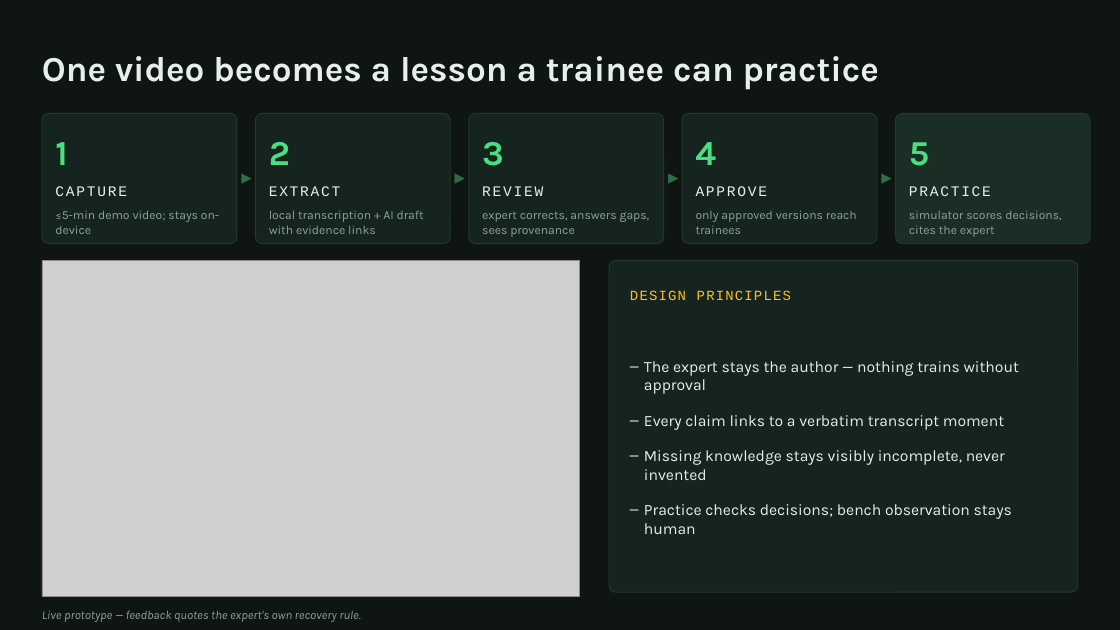
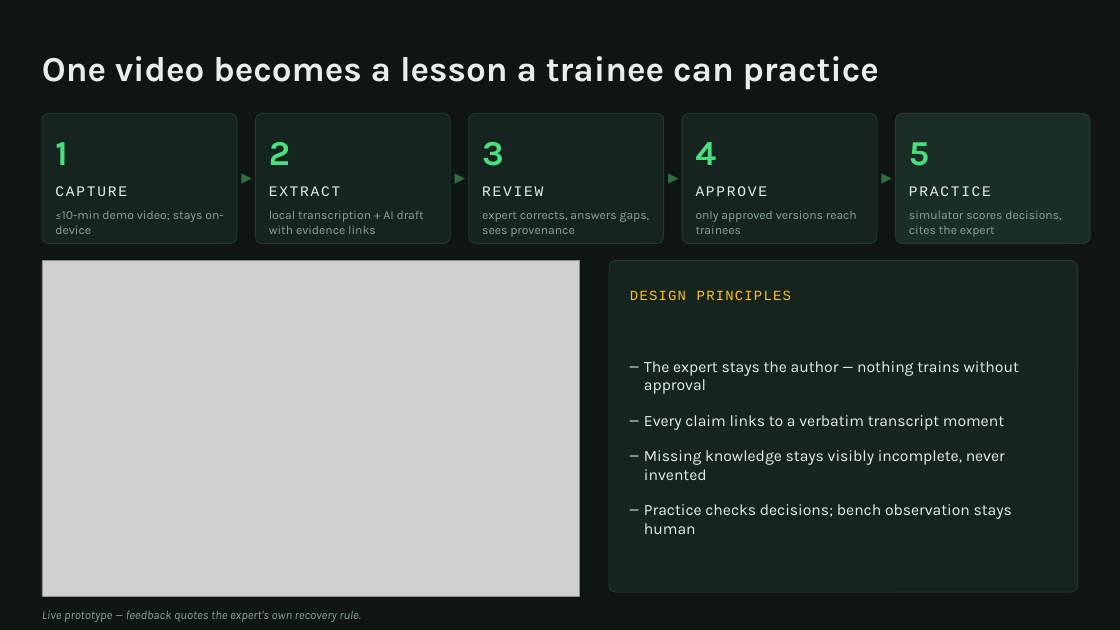
Before and after one commit to ISHPREET0101/takumi, a slide deck: slide 3 of docs/Takumi_Round1_JETRO-PS-03.pptx. Drawn at 1120x630 pixels with LibreOffice and Linux fonts; fonts in the diff are those of the drawing; grey boxes stand for pictures. Boxes give left, top, right and bottom in pixels: in the first picture for what was removed or moved away, otherwise in the second. Text is boxed around its words. In the diff, an @@ line names an element or a change of style, - is before the commit and + after.

Commit message:
Raise recording limit to 10 min / 1 GB; fix live transcription path
- TAKUMI_MAX_RECORDING_SECONDS 300->600, TAKUMI_MAX_UPLOAD_MB 300->1000
  (a real 10-min 1080p video needs more than 300 MB); wording updated in
  UI, README, .env.example, pitch deck (regenerated pptx + pdf)
- Live test on a real 5:15 video exposed PyAV 19 incompatibility with
  faster-whisper 1.2.1 (metadata_errors kwarg removed) -> pin av>=14,<19
- Friendly failure message for undecodable audio files
- Oversized-rejection test updated (700s vs 600s limit); 16/16 passing

```diff
--- a/docs/Takumi_Round1_JETRO-PS-03.pptx
+++ b/docs/Takumi_Round1_JETRO-PS-03.pptx
@@ text at [55,210,223,234]: text changed @@
-≤5-min demo video; stays on-device
+≤10-min demo video; stays on-device
```
Also in this commit, not shown: 10 other files.
